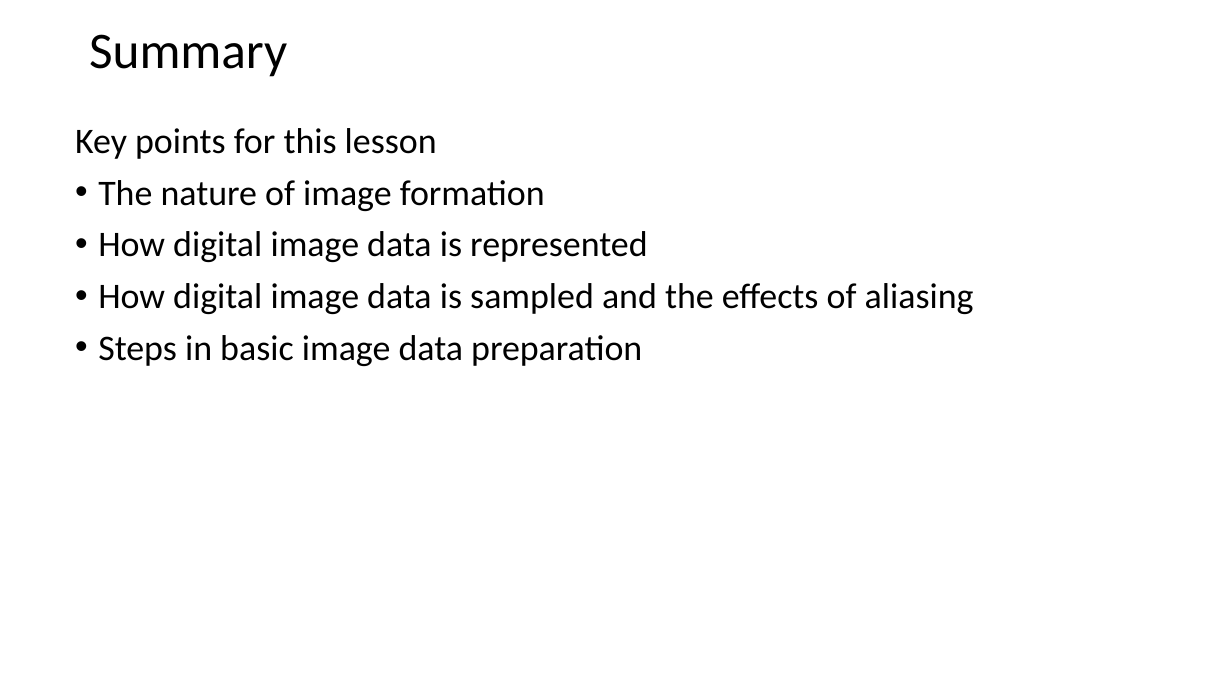
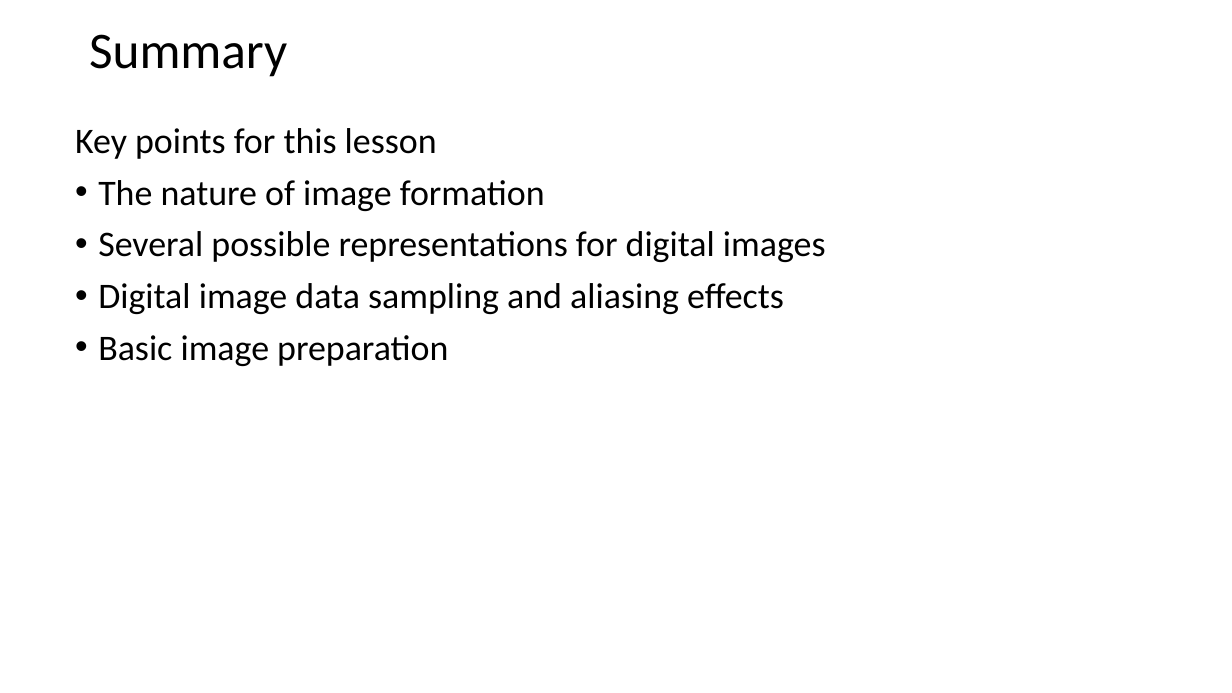
Before and after one commit to StephenElston/CSCI-E25, a slide deck: slide 49 of Slides/1_Introduction.pptx. Drawn at 1232x693 pixels with LibreOffice and Linux fonts; fonts in the diff are those of the drawing. Boxes give left, top, right and bottom in pixels: in the first picture for what was removed or moved away, otherwise in the second. Text is boxed around its words. In the diff, an @@ line names an element or a change of style, - is before the commit and + after.

```diff
--- a/Slides/1_Introduction.pptx
+++ b/Slides/1_Introduction.pptx
@@ text at bbox=[98, 231, 826, 366]: text changed @@
-• How digital image data is represented
-• How digital image data is sampled and the effects of aliasing
-• Steps in basic image data preparation
+• Several possible representations for digital images
+• Digital image data sampling and aliasing effects
+• Basic image preparation
```
Also in this commit, not shown: 24 other slides changed.
